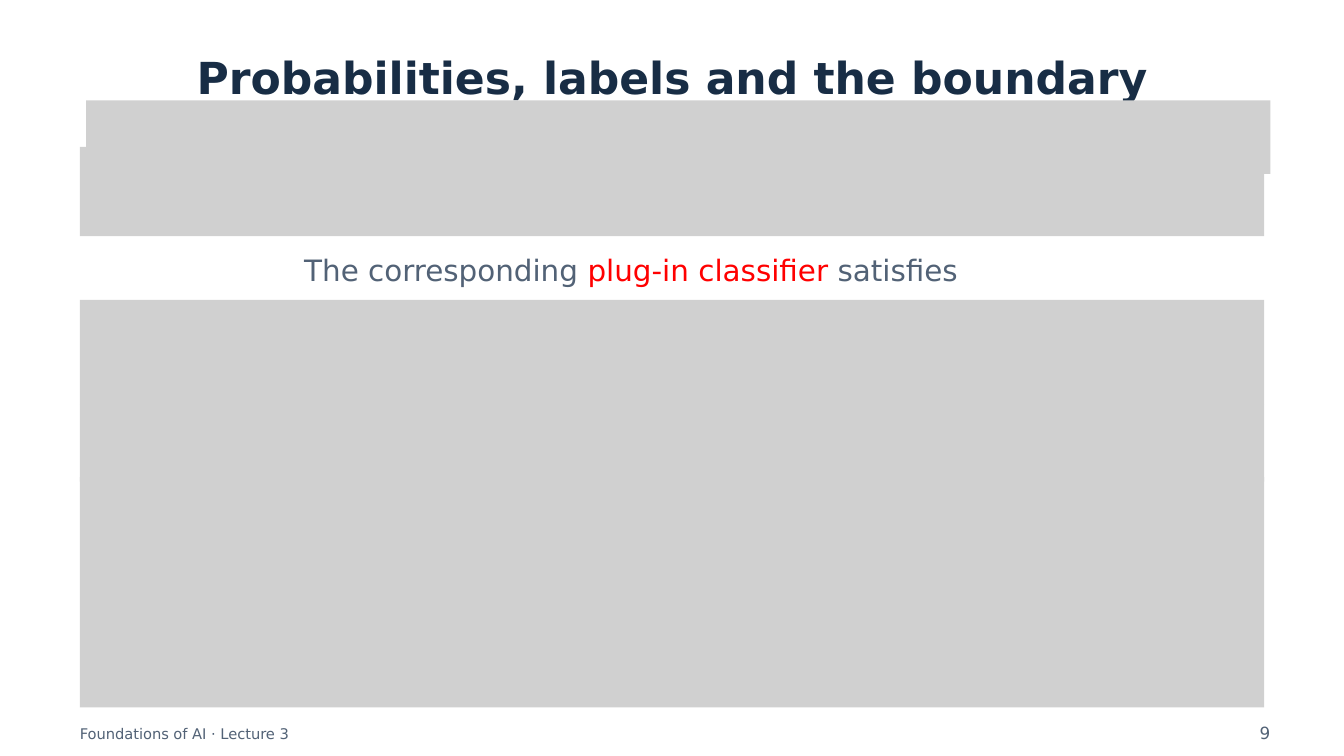
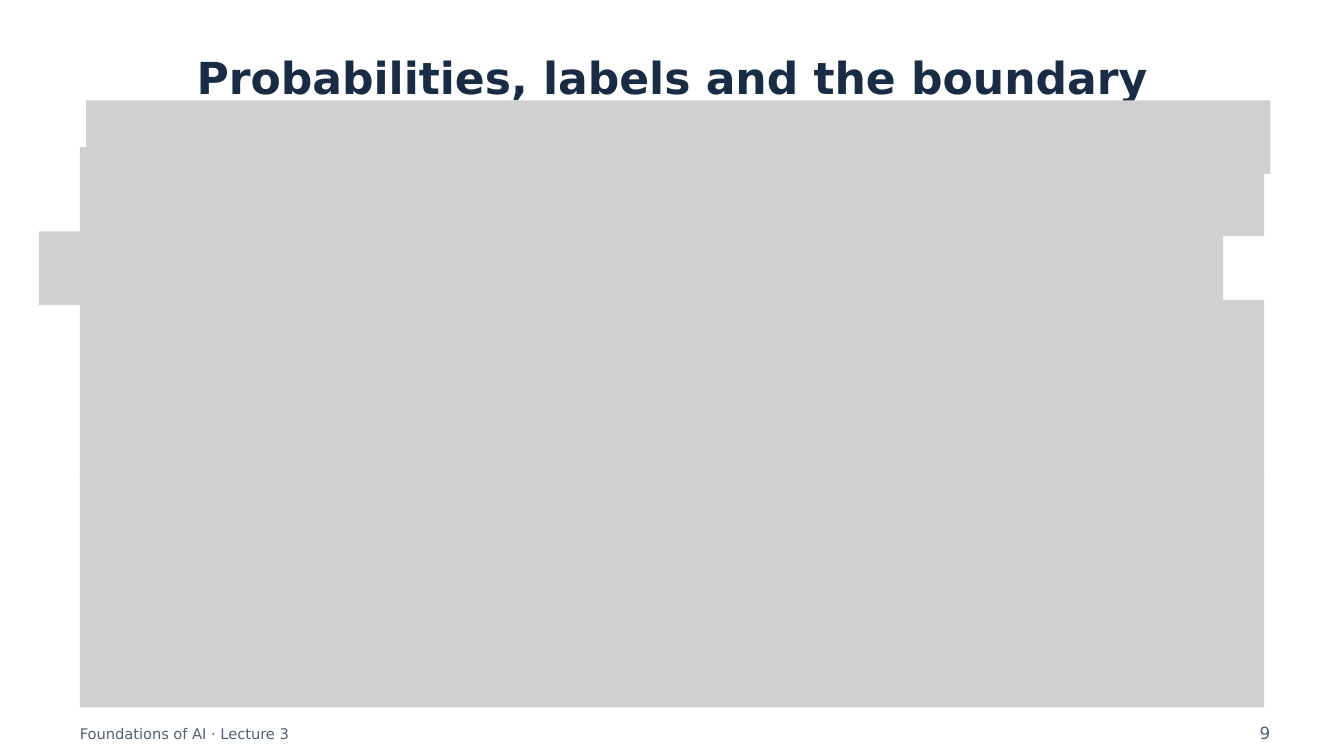
Before and after one commit to semtm0051/2026_27, a slide deck: slide 9 of Week_03/Slides/Week_03 - Slides.pptx. Drawn at 1344x756 pixels with LibreOffice and Linux fonts; fonts in the diff are those of the drawing; grey boxes stand for pictures. Boxes give left, top, right and bottom in pixels: in the first picture for what was removed or moved away, otherwise in the second. Text is boxed around its words. In the diff, an @@ line names an element or a change of style, - is before the commit and + after.

```diff
--- a/Week_03/Slides/Week_03 - Slides.pptx
+++ b/Week_03/Slides/Week_03 - Slides.pptx
@@ picture added at bbox=[39, 232, 1224, 306] @@
@@ text removed at bbox=[304, 258, 958, 287] @@
-The corresponding plug-in classifier satisfies
```
Also in this commit, not shown: 11 other slides changed, 1 slide removed, 1 other file.
